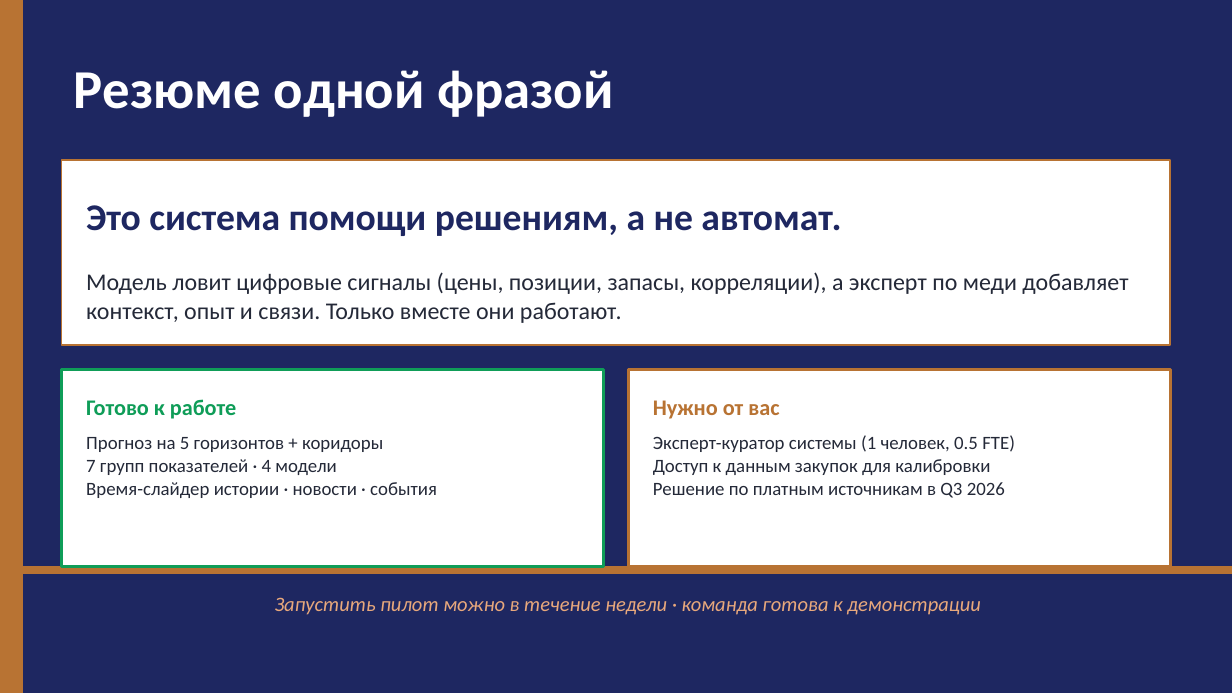
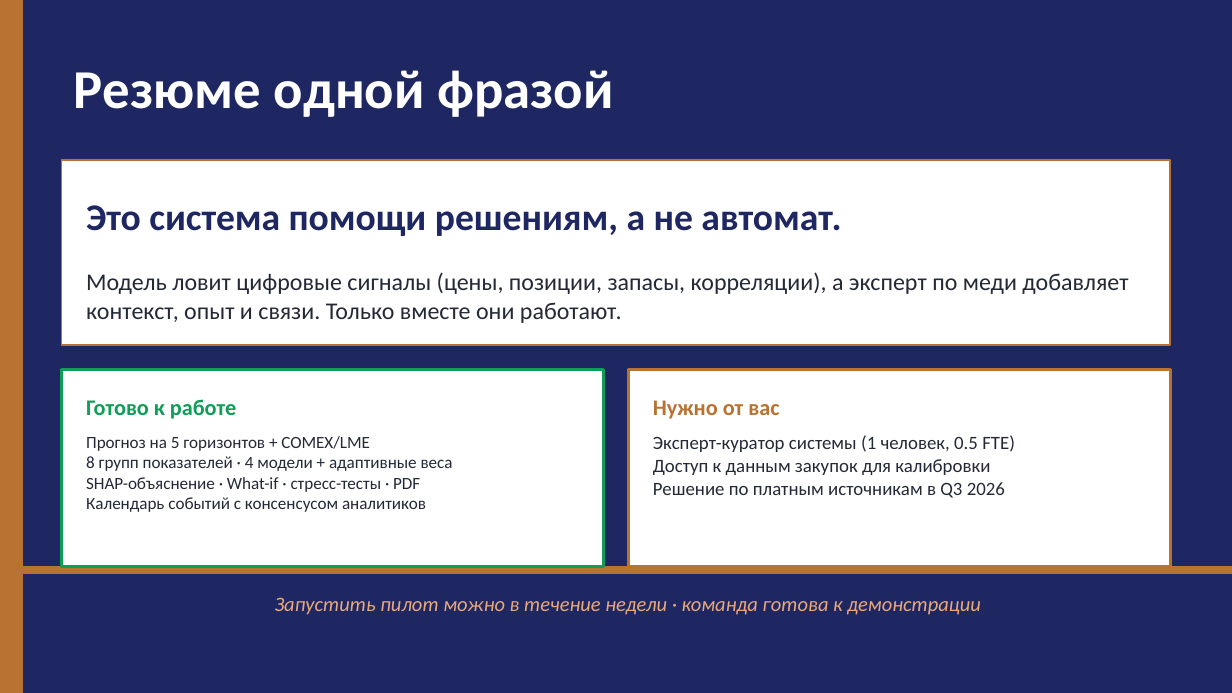
Before and after one commit to art6765/copper-forecast, a slide deck: slide 17 of presentation/Copper_Forecast_For_Director.pptx (slide 16 before the commit). Drawn at 1232x693 pixels with LibreOffice and Linux fonts; fonts in the diff are those of the drawing. Boxes give left, top, right and bottom in pixels: in the first picture for what was removed or moved away, otherwise in the second. Text is boxed around its words. In the diff, an @@ line names an element or a change of style, - is before the commit and + after.

```diff
--- a/presentation/Copper_Forecast_For_Director.pptx
+++ b/presentation/Copper_Forecast_For_Director.pptx
@@ text at (86,436,453,512): text changed; size 11 to 10 pt @@
-Прогноз на 5 горизонтов + коридоры
-7 групп показателей · 4 модели
-Время-слайдер истории · новости · события
+Прогноз на 5 горизонтов + COMEX/LME
+8 групп показателей · 4 модели + адаптивные веса
+SHAP-объяснение · What-if · стресс-тесты · PDF
+Календарь событий с консенсусом аналитиков
```
Also in this commit, not shown: 15 other slides changed, 1 slide added, 3 other files.
